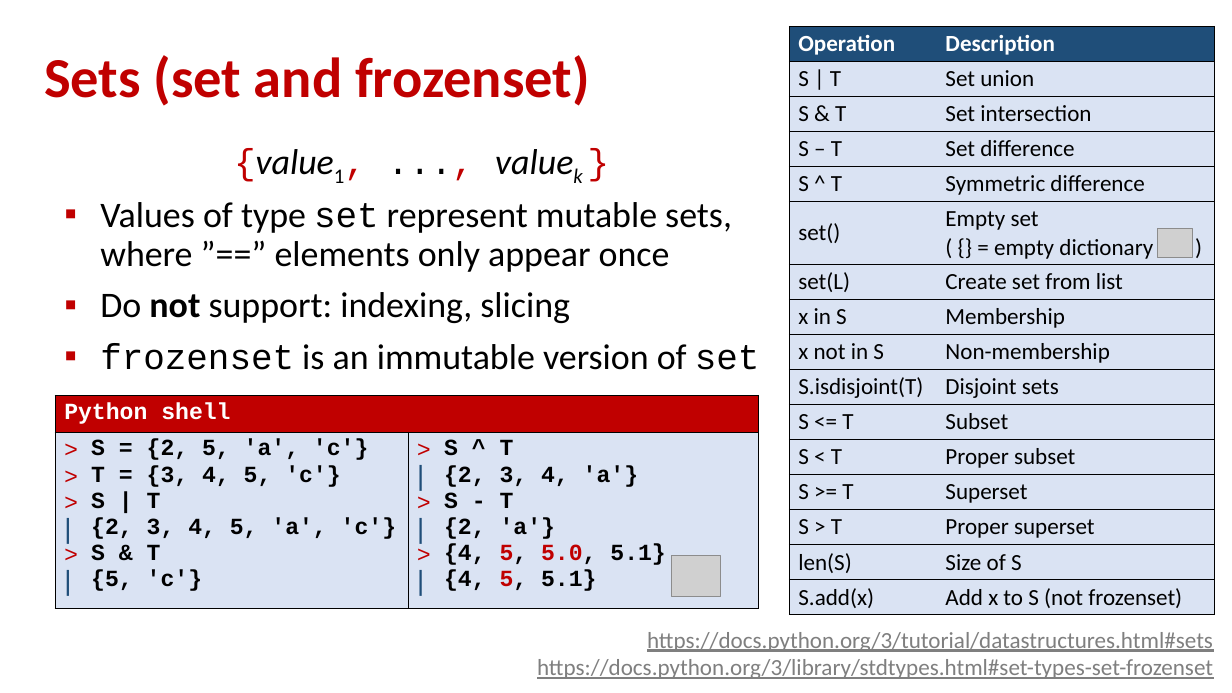
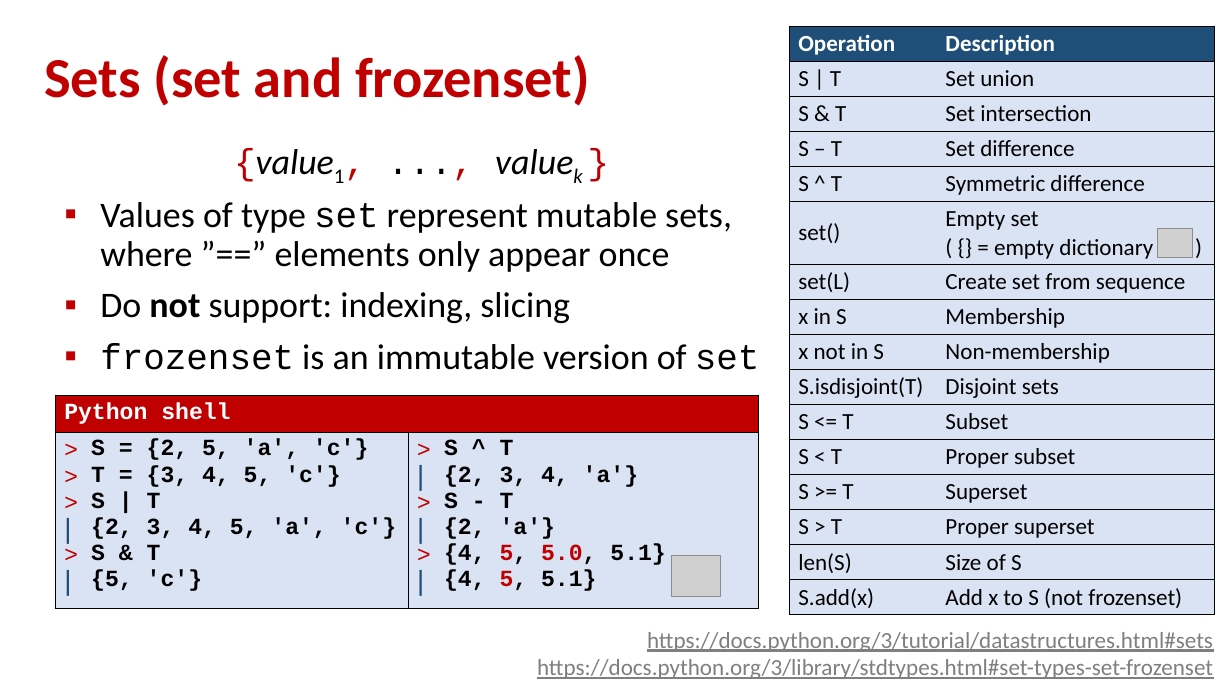
Before and after one commit to gsbrodal/gsbrodal.github.io, a slide deck: slide 10 of ipsa/slides/dictionaries.pptx. Drawn at 1232x693 pixels with LibreOffice and Linux fonts; fonts in the diff are those of the drawing; grey boxes stand for pictures. Boxes give left, top, right and bottom in pixels: in the first picture for what was removed or moved away, otherwise in the second. Text is boxed around its words. In the diff, an @@ line names an element or a change of style, - is before the commit and + after.

```diff
--- a/ipsa/slides/dictionaries.pptx
+++ b/ipsa/slides/dictionaries.pptx
@@ table at <box>789,26,1214,614</box> @@
-row 7, column 2: Create set from list
+row 7, column 2: Create set from sequence
```
Also in this commit, not shown: 7 other slides changed, 6 other files.
